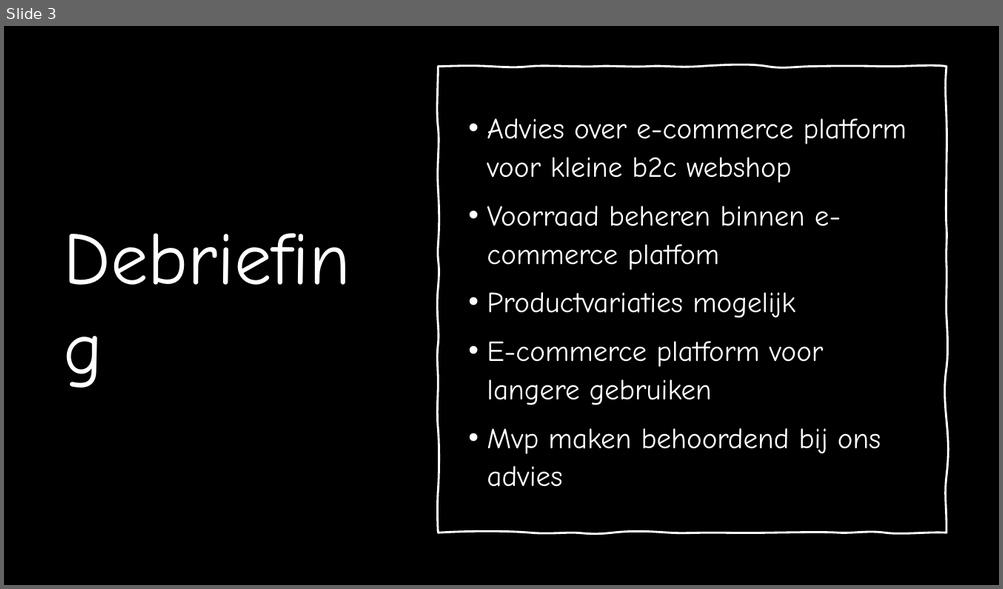
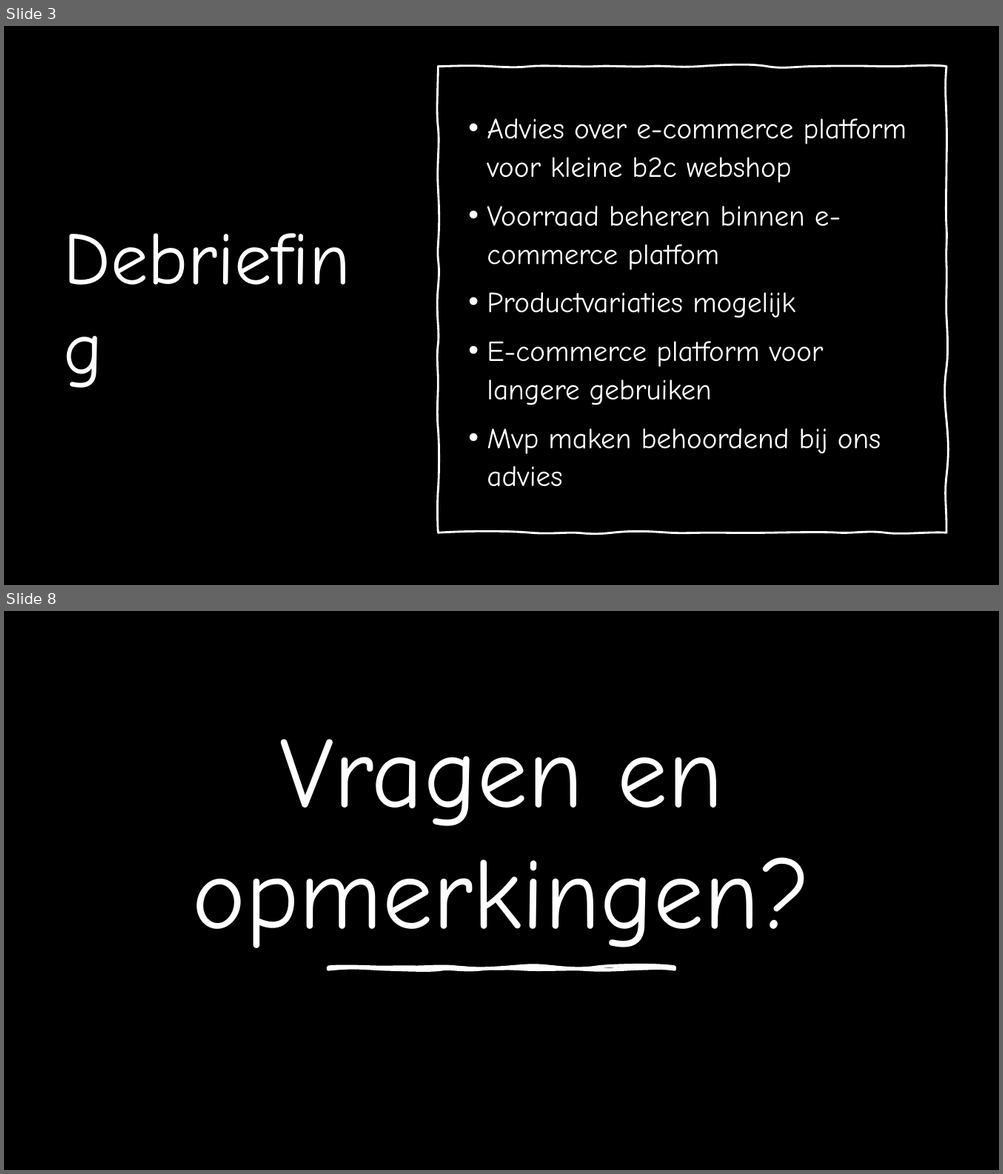
Before and after one commit to CcharlotteHh/legacy, a slide deck: documenten/Advies e-commerce platform opdracht.pptx. Shown one above the other, each under a label of ours: slide 3 before the commit, slides 3 and 8 after it; the slides between them are not shown. The pictures are 1003x589 and 1003x1174 pixels, drawn with LibreOffice and Linux fonts; fonts in the diff are those of the drawing; background and template pictures are left out. Boxes give left, top, right and bottom in pixels: in the first picture for what was removed or moved away, otherwise in the second. Text is boxed around its words. In the diff, an @@ line names an element or a change of style, - is before the commit and + after.

```diff
--- a/documenten/Advies e-commerce platform opdracht.pptx
+++ b/documenten/Advies e-commerce platform opdracht.pptx
@@ slide 8 added at (4, 611, 999, 1170), background picture (left out) @@
@@ rectangle added at (4, 611, 999, 1170), fill #000000 @@
@@ title added at (193, 739, 811, 948), 97.2 pt, text #FFFFFF @@
+Vragen en opmerkingen?
@@ freeform shape added at (329, 968, 674, 970), fill #FFFFFF, outline #FFFFFF 3 pt @@
```
Also in this commit, not shown: 4 slides changed, 1 other slide added, 2 other files.
